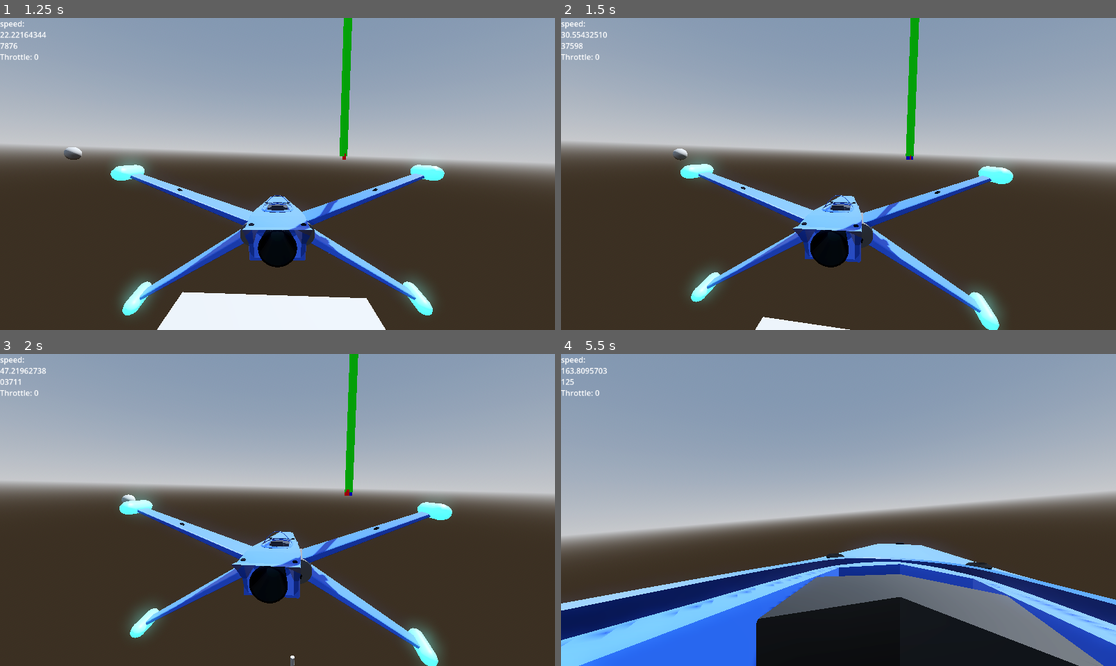
Above: before the commit, frames 1-4 (two rows, left to right).
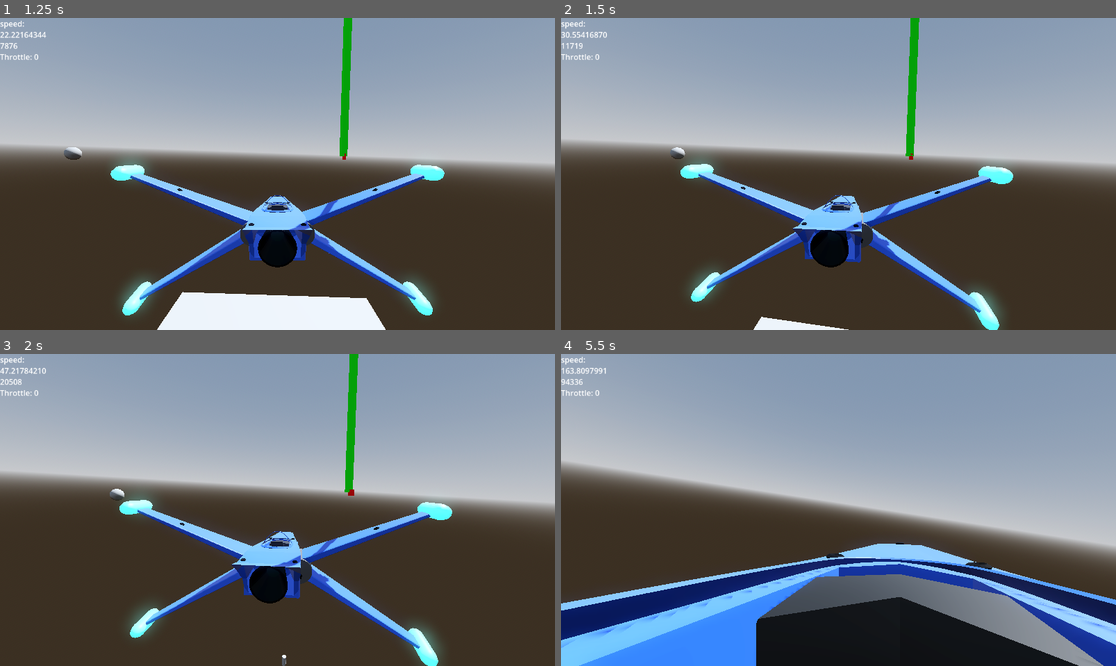
Above: after the commit, the same moments.

Repository: ZoeTheFox/oddity
Game: Godot game, scene res://Scenes/Main Scene/Main.tscn
Two runs of this game, one before a commit and one after it. Both use one fixed random seed, a clock stepped at 60 frames per second and the inputs below.
Inputs (mouse positions are in pixels of both pictures, inside the frame that each line leads up to):
- Up to frame 1 (1.25 s): move the mouse to (305, 174) at 0.52 s; hold Space (move-up) from 0.53 s (still down); hold Alt (camera-look-around) from 0.53 s (still down)
- Up to frame 2 (1.5 s): keep holding Space (move-up); move the mouse to (810, 174) at 1.27 s; release Alt (camera-look-around) at 1.28 s; tap Alt (camera-look-around) at 1.35 s
- Up to frame 3 (2 s): keep holding Space (move-up)
- Up to frame 4 (5.5 s): keep holding Space (move-up); move the mouse to (849, 503) at 2.02 s; hold K (camera-switch-view) 2.03-2.78 s; tap Alt (camera-look-around) at 2.3, 2.85, 4.55 s; move the mouse to (832, 516) at 2.77 s; move the mouse to (877, 513) at 3.52 s; hold Alt (camera-look-around) 3.53-4.28 s; move the mouse to (794, 506) at 4.27 s; tap K (camera-switch-view) at 4.35 s; move the mouse to (844, 510) at 5.02 s; hold Alt (camera-look-around) from 5.03 s (still down)

Frame 1 is identical in both runs. In frame 2, 0.2% of the frame differs, in the area x 0-64%, y 4-100%; in frame 3, 4.2%; in frame 4, 27%, in the area x 0-100%, y 4-100%.

Commit message:
testing mouse inputs

Diff:
--- a/Oddity/Scenes/Spaceship/Scripts/FlightControl/UserControl.gd
+++ b/Oddity/Scenes/Spaceship/Scripts/FlightControl/UserControl.gd
@@ -28,8 +28,20 @@
 var mouseInput = Vector2(0,0)
 var mouseJoyInput = Vector2(0,0)
 
+var mouse_sensivity := 0.01
+
 @onready
 var timer := $Timer
+
+var mouse_moved = false
+
+var max_rotation  = 25
+var interpolation_time = 4
+
+var interpolation_vector_default : Vector2 = Vector2(0, 0)
+var last_mouse_move_relative : Vector2
+var interpolate_torwards_vector : Vector2
+var current_interpolating_vector : Vector2
 
 # Called when the node enters the scene tree for the first time.
 func _ready():
@@ -87,17 +99,32 @@
 	else:
 		no_roll_right.emit()
 
-	if not Input.is_action_pressed("camera-look-around"):
-		yaw.emit(mouseInput.x / 2)
-		pitch.emit(mouseInput.y / 2)
+	if mouse_moved:
+		mouse_moved = false
+		interpolate_torwards_vector = last_mouse_move_relative
 
-	#print(throttle)
+
+	current_interpolating_vector = current_interpolating_vector.lerp(interpolate_torwards_vector,
+	interpolation_time * delta)
+	rotation_degrees.x = current_interpolating_vector.x
+	rotation_degrees.y = current_interpolating_vector.y
+
+	print("y " + str(rotation_degrees.y) + " x " + str(rotation_degrees.x))
+
+	#if not Input.is_action_pressed("camera-look-around"):
+		#yaw.emit(mouseInput.x)
+		#pitch.emit(mouseInput.y)
 
 
 
-func _physics_process(delta):
-	mouseInput = Vector2(0,0)
-	mouseInput = Input.get_last_mouse_velocity().normalized()
+
+
+
+func _input(event):
+	if event is InputEventMouseMotion:
+		mouse_moved = true
+		last_mouse_move_relative = Vector2(clamp(event.relative.y, -max_rotation, max_rotation),
+		clamp(event.relative.x, -max_rotation, max_rotation)) * -1
 
 func _on_timer_timeout():
 	if (throttle < throttle_deadzone and throttle > -throttle_deadzone):
